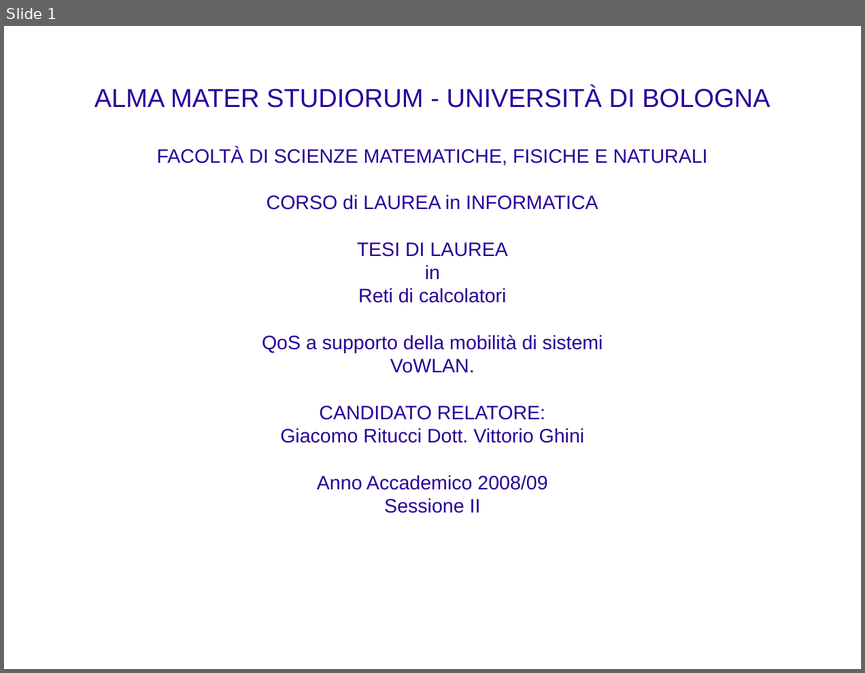
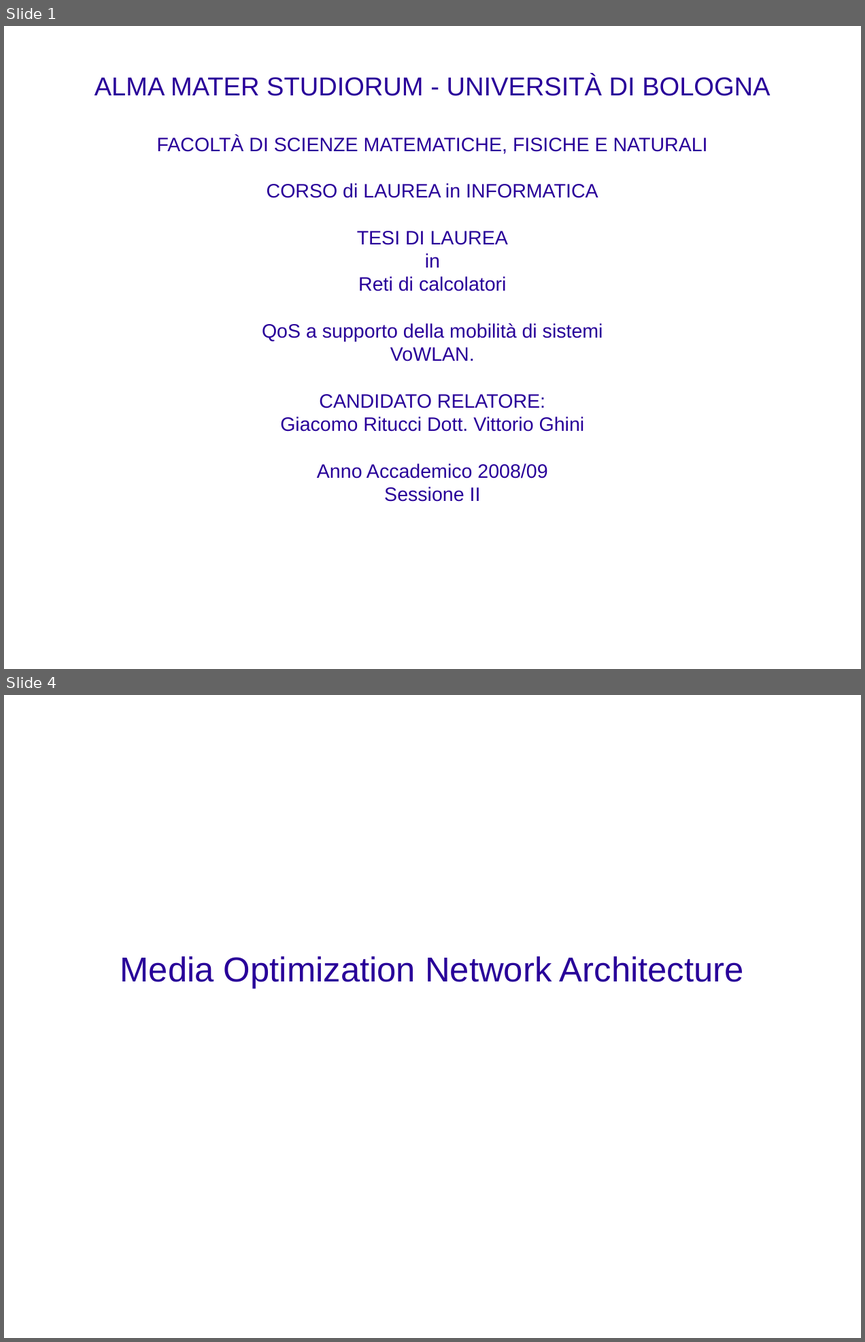
Before and after one commit to rjack/tesi-triennale, a slide deck: presentazione.odp. Shown one above the other, each under a label of ours: slide 1 before the commit, slides 1 and 4 after it; the slides between them are not shown. The pictures are 865x673 and 865x1342 pixels, drawn with LibreOffice and Linux fonts; fonts in the diff are those of the drawing; background and template pictures are left out. Boxes give left, top, right and bottom in pixels: in the first picture for what was removed or moved away, otherwise in the second. Text is boxed around its words. In the diff, an @@ line names an element or a change of style, - is before the commit and + after.

```diff
--- a/presentazione.odp
+++ b/presentazione.odp
@@ slide 4 added at <box>4,695,861,1338</box>, background picture (left out) @@
@@ subtitle added at <box>120,956,744,989</box>, 32 pt, text #280099 @@
+Media Optimization Network Architecture
@@ slide 1 changed as well @@
@@ subtitle "ALMA MATER STUDIORUM - UNIVERSITÀ ...": place and size @@
-subtitle "ALMA MATER STUDIORUM - UNIVERSITÀ ..." at <box>94,87,770,513</box>
+subtitle "ALMA MATER STUDIORUM - UNIVERSITÀ ..." at <box>94,75,770,501</box>
```
Also in this commit, not shown: 9 other slides added.
